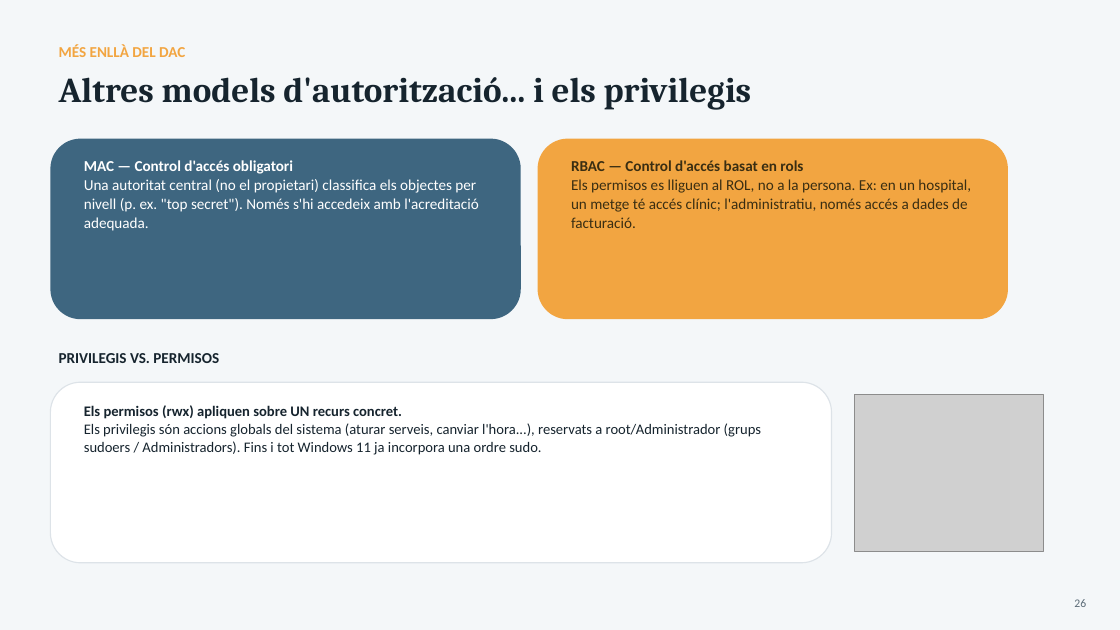
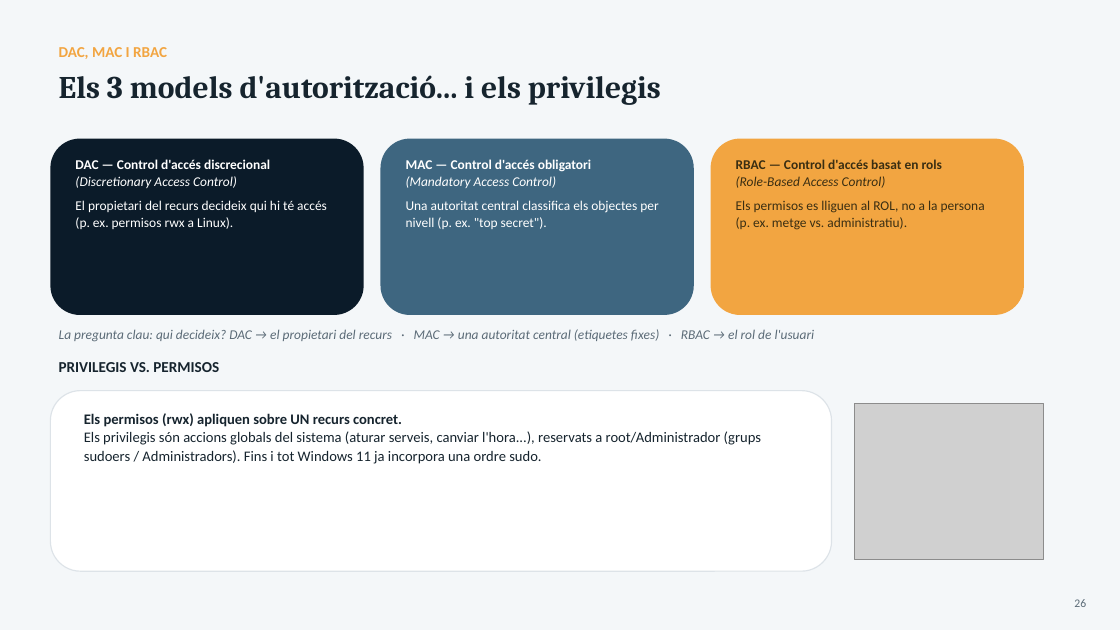
Before and after one commit to joansanchezescudero/SMX_0226_Seguretat_Informatica, a slide deck: slide 26 of RA1 - Seguretat passiva/AA3 - Seguretat logica/RA1_AA3_Seguretat_Logica.pptx. Drawn at 1120x630 pixels with LibreOffice and Linux fonts; fonts in the diff are those of the drawing; grey boxes stand for pictures. Boxes give left, top, right and bottom in pixels: in the first picture for what was removed or moved away, otherwise in the second. Text is boxed around its words. In the diff, an @@ line names an element or a change of style, - is before the commit and + after.

```diff
--- a/RA1 - Seguretat passiva/AA3 - Seguretat logica/RA1_AA3_Seguretat_Logica.pptx
+++ b/RA1 - Seguretat passiva/AA3 - Seguretat logica/RA1_AA3_Seguretat_Logica.pptx
@@ text at (x1=59, y1=47, x2=167, y2=59): text changed @@
-MÉS ENLLÀ DEL DAC
+DAC, MAC I RBAC
@@ text at (x1=59, y1=75, x2=661, y2=105): text changed; size 30 to 27 pt @@
-Altres models d'autorització... i els privilegis
+Els 3 models d'autorització... i els privilegis
@@ rounded rectangle added at (x1=50, y1=139, x2=364, y2=315), fill #0B1B29 @@
@@ rounded rectangle resized from (x1=50, y1=139, x2=521, y2=319) to (x1=381, y1=139, x2=694, y2=315) @@
@@ rounded rectangle resized from (x1=538, y1=139, x2=1008, y2=319) to (x1=711, y1=139, x2=1024, y2=315) @@
@@ text added at (x1=75, y1=159, x2=327, y2=229), 11.5 pt, text #FFFFFF @@
+DAC — Control d'accés discrecional
+(Discretionary Access Control)
+El propietari del recurs decideix qui hi té accés (p. ex. permisos rwx a Linux).
@@ text "MAC — Control d'accés obligatori" moved from (x1=84, y1=160, x2=479, y2=231) to (x1=406, y1=159, x2=658, y2=229) @@
@@ text at (x1=406, y1=176, x2=658, y2=229): text changed; size 13 to 11.5 pt @@
-Una autoritat central (no el propietari) classifica els objectes per nivell (p. ex. "top secret"). Només s'hi accedeix amb l'acreditació adequada.
+(Mandatory Access Control)
+Una autoritat central classifica els objectes per nivell (p. ex. "top secret").
@@ text at (x1=406, y1=159, x2=591, y2=172): size 13 to 11.5 pt in "MAC — Control d'accés obligatori" @@
@@ text "RBAC — Control d'accés basat ..." moved from (x1=571, y1=160, x2=971, y2=228) to (x1=736, y1=159, x2=985, y2=230) @@
@@ text at (x1=736, y1=176, x2=985, y2=230): text changed; size 13 to 11.5 pt @@
-Els permisos es lliguen al ROL, no a la persona. Ex: en un hospital, un metge té accés clínic; l'administratiu, només accés a dades de facturació.
+(Role-Based Access Control)
+Els permisos es lliguen al ROL, no a la persona (p. ex. metge vs. administratiu).
@@ text at (x1=736, y1=159, x2=942, y2=169): size 13 to 11.5 pt in "RBAC — Control d'accés basat en rols" @@
@@ text added at (x1=59, y1=329, x2=815, y2=342), 11.5 pt, text #5B6B77, italic @@
+La pregunta clau: qui decideix? DAC → el propietari del recurs · MAC → una autoritat central (etiquetes fixes) · RBAC → el rol de l'usuari
@@ 2 texts, 1 picture, 1 rounded rectangle moved together from (x1=50, y1=353, x2=1044, y2=563) to (x1=50, y1=362, x2=1044, y2=571) @@
```
Also in this commit, not shown: 4 other slides changed.
